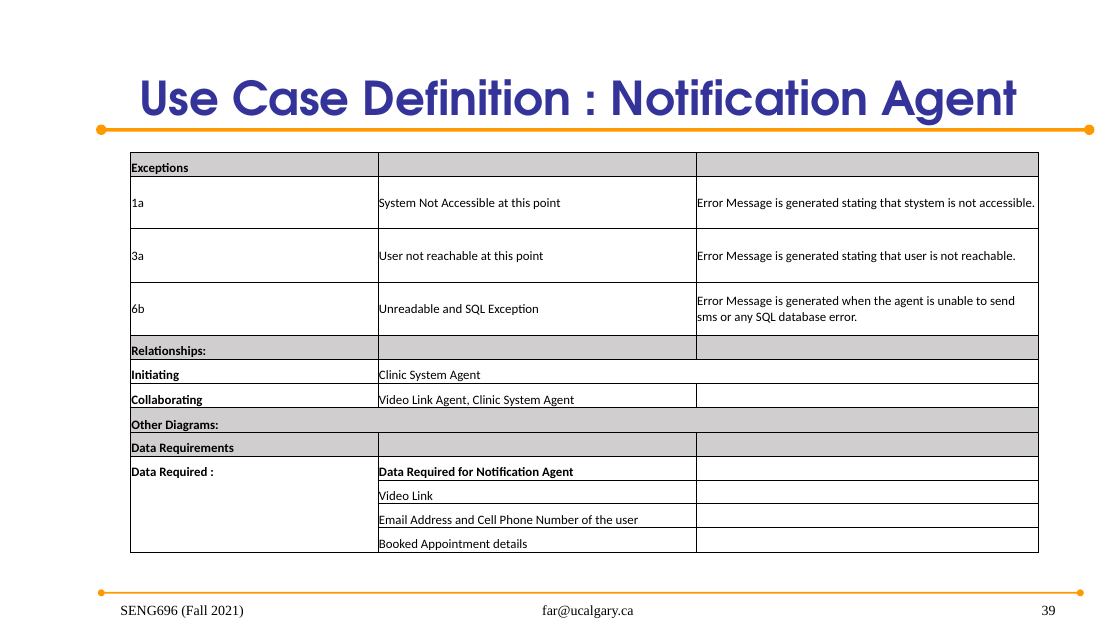
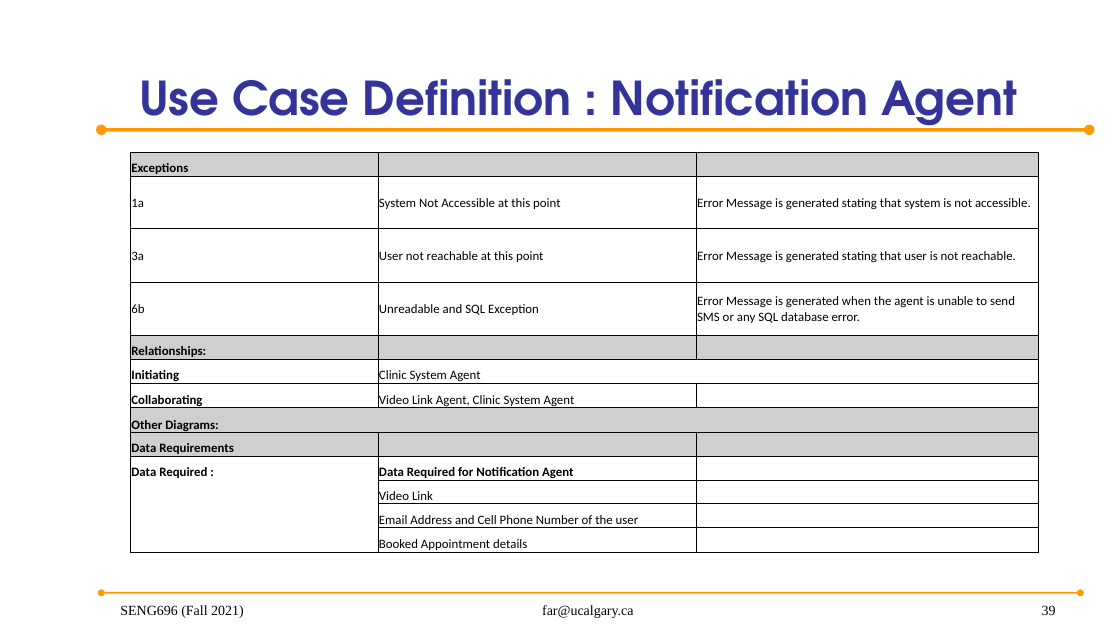
Before and after one commit to anish30145784/SENG696_GroupD, a slide deck: slide 39 of GroupD_ProjectPresentation.pptx. Drawn at 1120x630 pixels with LibreOffice and Linux fonts; fonts in the diff are those of the drawing; background and template pictures are left out. Boxes give left, top, right and bottom in pixels: in the first picture for what was removed or moved away, otherwise in the second. Text is boxed around its words. In the diff, an @@ line names an element or a change of style, - is before the commit and + after.

Commit message:
Included Video Agent Invocation

```diff
--- a/GroupD_ProjectPresentation.pptx
+++ b/GroupD_ProjectPresentation.pptx
@@ table at (131, 152, 1039, 557) @@
-row 2, column 3: Error Message is generated stating that stystem is not accessible.
+row 2, column 3: Error Message is generated stating that system is not accessible.
-row 4, column 3: Error Message is generated when the agent is unable to send sms or any SQL database error.
+row 4, column 3: Error Message is generated when the agent is unable to send SMS or any SQL database error.
```
Also in this commit, not shown: 2 other slides changed, 1 slide added, 19 other files.
